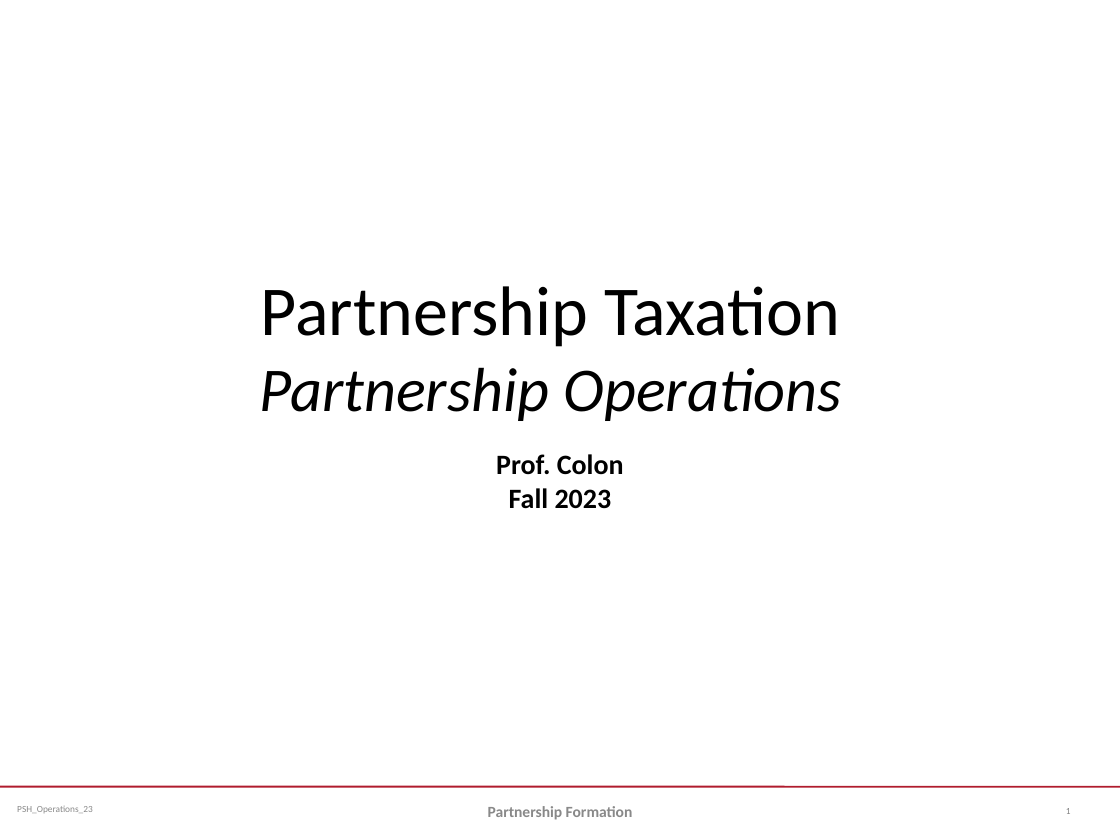
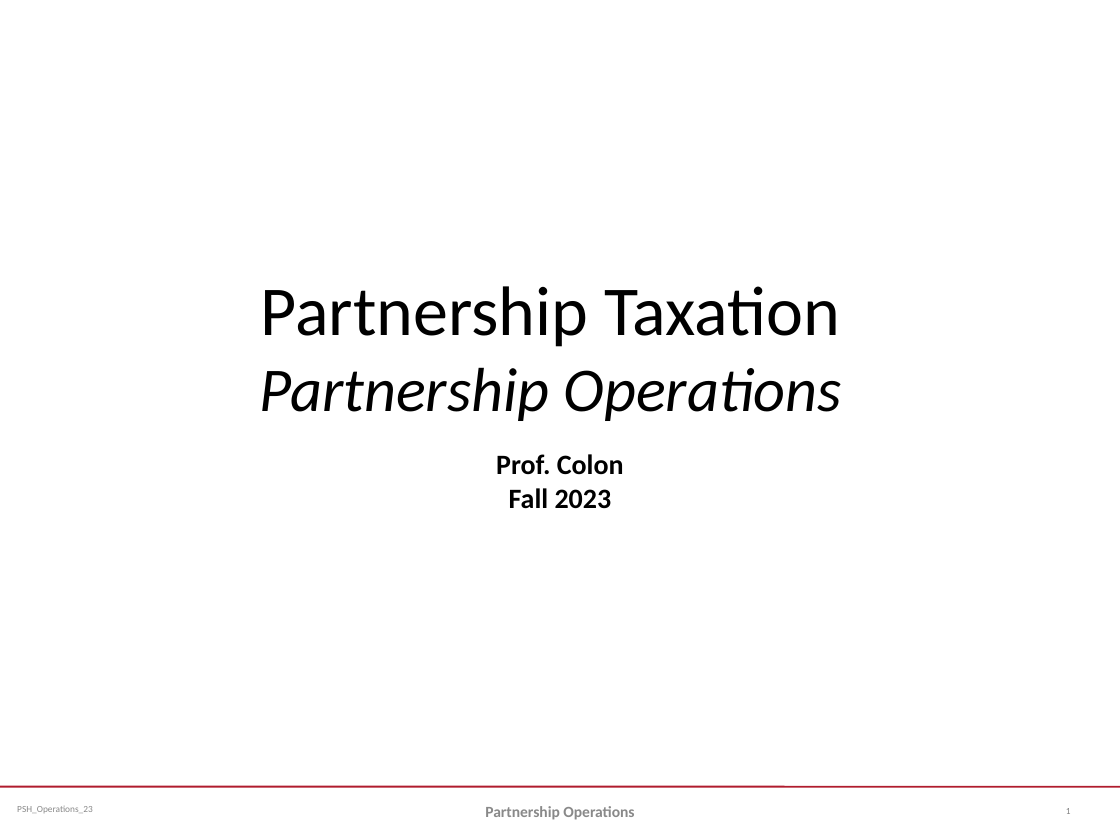
Before and after one commit to jmc877/Partnership-Tax, a slide deck: slide 1 of slides/PSH_Operations_23.pptx. Drawn at 1120x840 pixels with LibreOffice and Linux fonts; fonts in the diff are those of the drawing. Boxes give left, top, right and bottom in pixels: in the first picture for what was removed or moved away, otherwise in the second. Text is boxed around its words. In the diff, an @@ line names an element or a change of style, - is before the commit and + after.

```diff
--- a/slides/PSH_Operations_23.pptx
+++ b/slides/PSH_Operations_23.pptx
@@ text at [485,806,634,820]: text changed @@
-Partnership Formation
+Partnership Operations
```
Also in this commit, not shown: 7 other slides changed, 5 other files.
